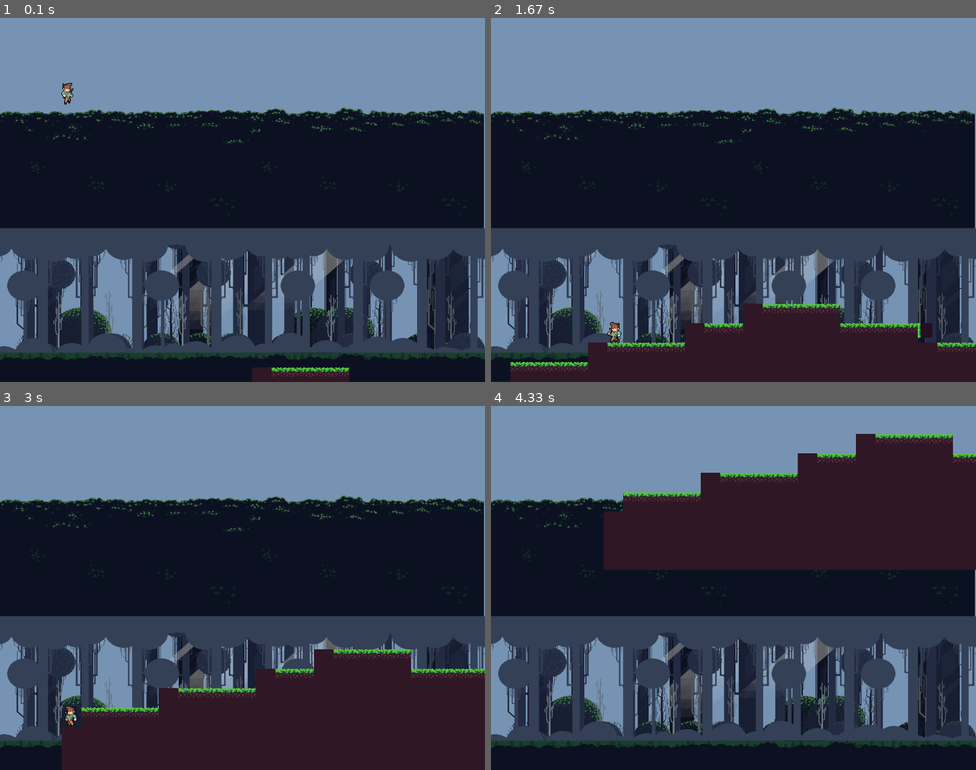
Above: before the commit, frames 1-4 (two rows, left to right).
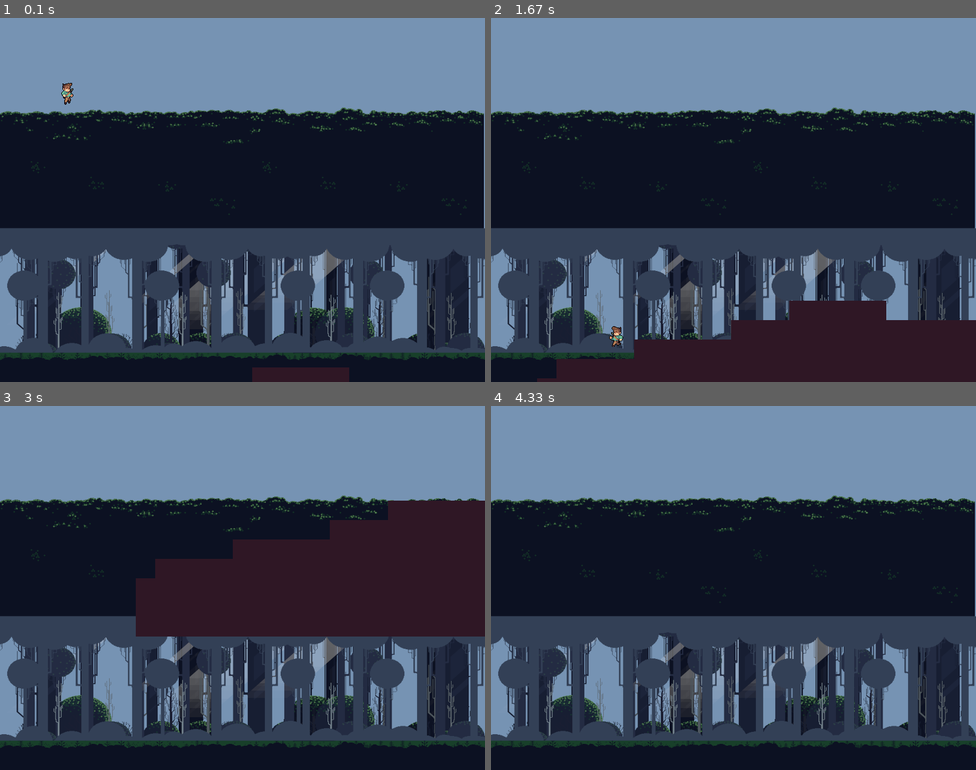
Above: after the commit, the same moments.

Repository: Rtizie/pygamerpg
Game: pygame game, started from main.py
Two runs of this game, one before a commit and one after it. Both use one fixed random seed, a clock stepped at 60 frames per second and the inputs below.
Inputs:
- Up to frame 1 (0.1 s): no input
- Up to frame 2 (1.67 s): hold Right 0.33-0.8 s; hold Right 0.83-1.3 s; hold Left from 1.33 s (still down)
- Up to frame 3 (3 s): release Left at 1.87 s; hold Left 1.9-2.3 s
- Up to frame 4 (4.33 s): hold Left 3-3.47 s

The runs differ from the first frame. In frame 1, 0.2% of the frame differs, in the area x 56-72%, y 96-99%; in frame 2, 3.8%; in frame 3, 41%, in the area x 12-100%, y 26-100%; in frame 4, 22%.

Commit message:
Need to fix speed when scrolling

Diff:
--- a/images.py
+++ b/images.py
@@ -2,12 +2,4 @@
 import pygame
 
 BACKGROUND = pygame.image.load(os.path.join('Assets/Background', 'background.png'))
-DIRT = pygame.image.load(os.path.join('Assets', 'dirt.png'))
-GRASS_TOP = pygame.image.load(os.path.join('Assets', 'grass_top.png'))
-GRASS_BOTTOM = pygame.image.load(os.path.join('Assets', 'grass_bottom.png'))
-GRASS_LEFT_CORNER_BOTTOM = pygame.image.load(os.path.join('Assets','grass_left_corner_bottom.png'))
-GRASS_LEFT_CORNER = pygame.image.load(os.path.join('Assets','grass_left_corner.png'))
-GRASS_LEFT = pygame.image.load(os.path.join('Assets','grass_left.png'))
-GRASS_RIGHT = pygame.image.load(os.path.join('Assets','grass_right.png'))
-GRASS_RIGHT_CORNER = pygame.image.load(os.path.join('Assets','grass_right_corner.png'))
-GRASS_RIGHT_CORNER_BOTTOM = pygame.image.load(os.path.join('Assets','grass_right_corner_bottom.png'))
+DIRT = pygame.image.load(os.path.join('Assets/Ground', 'dirt.png'))
--- a/map.py
+++ b/map.py
@@ -4,7 +4,7 @@
 import pygame
 
 from tile import Tile
-from images import BACKGROUND, DIRT, GRASS_BOTTOM, GRASS_LEFT, GRASS_LEFT_CORNER, GRASS_LEFT_CORNER_BOTTOM, GRASS_RIGHT, GRASS_RIGHT_CORNER, GRASS_RIGHT_CORNER_BOTTOM, GRASS_TOP
+from images import *
 import csv
 
 class Map:
@@ -23,22 +23,6 @@
                         match val:
                             case '13':
                                 self.tiles.add(Tile((x,y), DIRT))
-                            case '1':
-                                self.tiles.add(Tile((x,y), GRASS_TOP))
-                            case '2':
-                                self.tiles.add(Tile((x,y), GRASS_LEFT))
-                            case '3':
-                                self.tiles.add(Tile((x,y), GRASS_LEFT_CORNER))
-                            case '4':
-                                self.tiles.add(Tile((x,y), GRASS_LEFT_CORNER_BOTTOM))
-                            case '5':
-                                self.tiles.add(Tile((x,y), GRASS_RIGHT))
-                            case '6':
-                                self.tiles.add(Tile((x,y), GRASS_RIGHT_CORNER))
-                            case '7':
-                                self.tiles.add(Tile((x,y), GRASS_RIGHT_CORNER_BOTTOM))
-                            case '8':
-                                self.tiles.add(Tile((x,y), GRASS_TOP))
                             case _:
                                 self.tiles.add(Tile((x,y),DIRT))
 
@@ -50,11 +34,11 @@
         player_x = player.rect.centerx
         direction_x = player.direction.x
 
-        if player_x < self.screen.get_width() / 4 and direction_x < 0:
-            self.world_shift = 3
+        if player_x < self.screen.get_width() / 2 and direction_x < 0:
+            self.world_shift = 4
             player.speed = 0
-        elif player_x > self.screen.get_width() - (self.screen.get_width() / 4) and direction_x > 0:
-            self.world_shift = -3
+        elif player_x > self.screen.get_width() - (self.screen.get_width() / 2) and direction_x > 0:
+            self.world_shift = -4
             player.speed = 0
         else:
             self.world_shift = 0
@@ -87,7 +71,7 @@
     def horizontal_collision_check(self):
         player = self.player
         player.rect.x += player.direction.x * player.speed
-
+        print(player.speed)
         for sprite in self.tiles.sprites():
             if sprite.rect.colliderect(player.rect):
                 if player.direction.x < 0:
Binary file added: Assets/Ground/dirt.png
Binary file added: Assets/Ground/dirt_left.png
Binary file added: Assets/Ground/dirt_left_right_corner.png
Binary file added: Assets/Ground/dirt_right.png
Binary file added: Assets/Ground/grass_corner_left_both_corner.png
Binary file added: Assets/Ground/grass_corner_left_corner_left.png
Binary file added: Assets/Ground/grass_corner_left_levitate.png
Binary file added: Assets/Ground/grass_corner_left_right.png
Binary file added: Assets/Ground/grass_corner_left_right_corner_left.png
Binary file added: Assets/Ground/grass_corner_left_right_corner_right.png
Binary file added: Assets/Ground/grass_corner_right_both_corners.png
Binary file added: Assets/Ground/grass_corner_right_corner_right.png
(and 23 more such lines)
